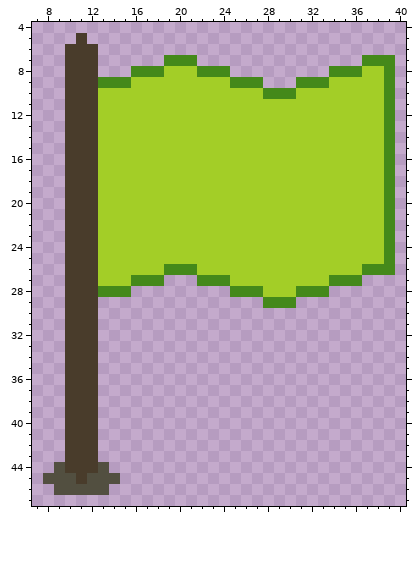
Two versions of one pixel-art file, assets/gui/icons/flag_complete.ase. The picture above was drawn from the file before the commit.
48x48 pixels, 1 frame. Shown: x 7..40, y 4..47.
After the commit:
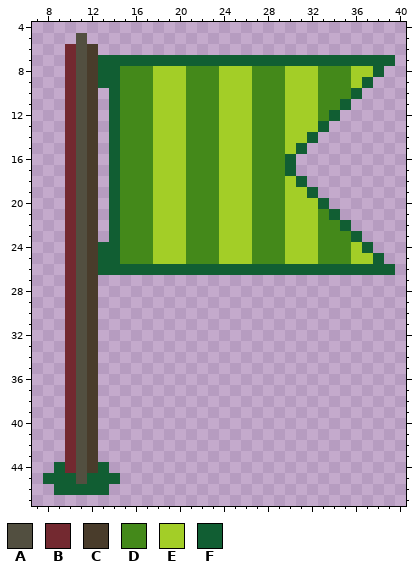
Palette (. is transparent): A #524f40  B #732930  C #493c2b  D #44891a  E #a3ce27  F #115e33
What changed:
Changed rows in their new state; - is an unchanged pixel.
first column x 8:
 5 ---A----------------------------
 6 --BA----------------------------
 7 --BA-FFFFFFFFFFFFFFFFFFFFFFFFFFF
 8 --BA-FFD--E--D--EEEDDDEEED--E-F.
 9 --BA-FF-DD---DDD-EE-DDEEE-DD-F..
10 --BA-.FDDD---DDD---D--E--DDDF...
11 --BA-.FDDD---DDD---DDD---DDF....
12 --BA-.FDDD---DDD---DDD---DF.....
13 --BA-.FDDD---DDD---DDD---F......
14 --BA-.FDDD---DDD---DDD--F.......
15 --BA-.FDDD---DDD---DDD-F........
16 --BA-.FDDD---DDD---DDDF.........
17 --BA-.FDDD---DDD---DDDF.........
18 --BA-.FDDD---DDD---DDD-F........
19 --BA-.FDDD---DDD---DDD--F.......
20 --BA-.FDDD---DDD---DDD---F......
21 --BA-.FDDD---DDD---DDD---DF.....
22 --BA-.FDDD---DDD---DDD---DDF....
23 --BA-.FDDD---DDD---DDD---DDDF...
24 --BA-FFDDD---DDD---DDD---DDD-F..
25 --BA-FFDDD---DDD---DDD---DDD--F.
26 --BA-FFFFFFFFFFFFFFFFFFFFFFFFFFF
27 --BA-......---...............---
28 --BA-...---------.........------
29 --BA----------------...---------
30 --BA----------------------------
31 --BA----------------------------
32 --BA----------------------------
33 --BA----------------------------
34 --BA----------------------------
35 --BA----------------------------
36 --BA----------------------------
37 --BA----------------------------
38 --BA----------------------------
39 --BA----------------------------
40 --BA----------------------------
41 --BA----------------------------
42 --BA----------------------------
43 --BA----------------------------
44 -FBA-F--------------------------
45 FFFAFFF-------------------------
46 -FFFFF--------------------------
